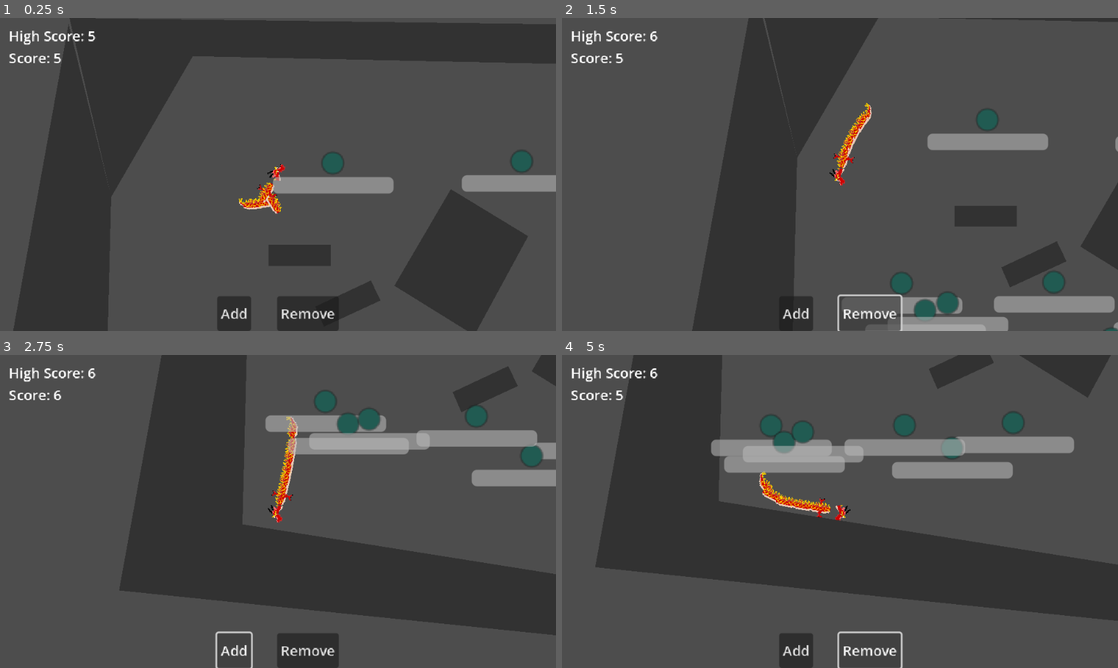
Above: before the commit, frames 1-4 (two rows, left to right).
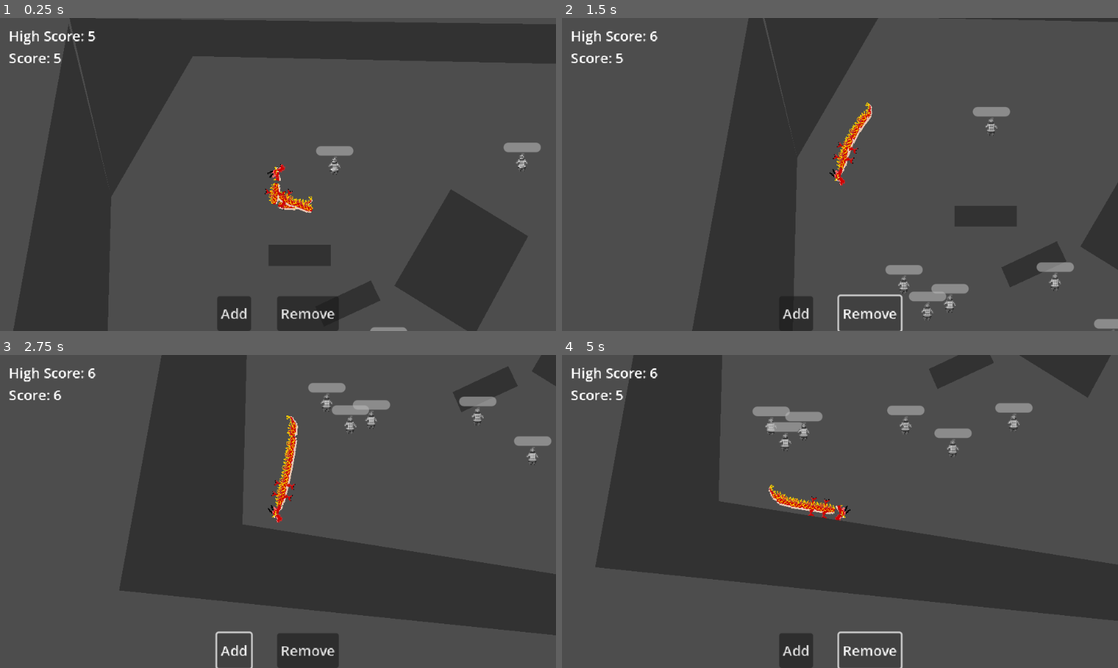
Above: after the commit, the same moments.

Repository: Steaf23/GMTK-2025
Game: Godot game, scene res://world.tscn
Two runs of this game, one before a commit and one after it. Both use one fixed random seed, a clock stepped at 60 frames per second and the inputs below.
Inputs:
- Up to frame 1 (0.25 s): no input
- Up to frame 2 (1.5 s): click "Add" at 0.5 s; click "Remove" at 1.25 s
- Up to frame 3 (2.75 s): click "Add" at 2 s
- Up to frame 4 (5 s): click "Remove" at 2.75 s; click "Add" at 3.5 s; click "Remove" at 4.25 s

The runs differ from the first frame. In frame 1, 3.5% of the frame differs, in the area x 42-100%, y 39-100%; in frame 2, 6.2%; in frame 3, 6.3%; in frame 4, 8.2%, in the area x 26-93%, y 15-53%.

Commit message:
- added warrior sprites

Diff:
--- a/dragon/dragon.gd
+++ b/dragon/dragon.gd
@@ -22,7 +22,7 @@
 func _ready() -> void:
 	Global.dragon = self
 
-	for i in 5:
+	for i in 3:
 		add_segment()
 
 
--- a/dragon/dragon.tscn
+++ b/dragon/dragon.tscn
@@ -1,7 +1,8 @@
-[gd_scene load_steps=14 format=3 uid="uid://d8o1vugqmmxy"]
+[gd_scene load_steps=15 format=3 uid="uid://d8o1vugqmmxy"]
 
 [ext_resource type="Script" uid="uid://cc6d6md11c45e" path="res://dragon/dragon.gd" id="1_lmeim"]
 [ext_resource type="Script" uid="uid://c6f6pfor75aa3" path="res://dragon/head.gd" id="2_irmc6"]
+[ext_resource type="PackedScene" uid="uid://bbm74415xgith" path="res://dragon/body_segment.tscn" id="2_r8lk1"]
 [ext_resource type="Texture2D" uid="uid://dwd0kufyiv30e" path="res://dragon/dragon_sprites/dragon_head2f.png" id="3_2yoc3"]
 [ext_resource type="Texture2D" uid="uid://b5nr5jkso5nqo" path="res://dragon/dragon_sprites/dragon_head3f.png" id="4_qw8pt"]
 [ext_resource type="Texture2D" uid="uid://bpm52t6w6pxnc" path="res://dragon/dragon_sprites/dragon_head4f.png" id="5_g2ok4"]
@@ -61,6 +62,12 @@
 
 [node name="Body" type="Node2D" parent="."]
 
+[node name="BodySegment" parent="Body" instance=ExtResource("2_r8lk1")]
+position = Vector2(37, 0)
+
+[node name="BodySegment2" parent="Body" instance=ExtResource("2_r8lk1")]
+position = Vector2(19, 0)
+
 [node name="Head" type="CharacterBody2D" parent="."]
 collision_mask = 2
 motion_mode = 1
--- a/warrior/warrior.gd
+++ b/warrior/warrior.gd
@@ -50,6 +50,24 @@
 func _physics_process(delta: float) -> void:
 	dragon_segment = Global.nearest_segment_or_head(global_position)
 
+	var attacking
+	var attack = get_node("Components/WarriorAttack")
+	if not attack:
+		attacking = false
+	else:
+		attacking = attack.is_attacking
+
+	if velocity.y < 0.0:
+		if attacking:
+			$Sprite2D.play("back_attack")
+		else:
+			$Sprite2D.play("back")
+	else:
+		if attacking:
+			$Sprite2D.play("front_attack")
+		else:
+			$Sprite2D.play("attack")
+
 
 func _on_constrict_timer_timeout() -> void:
 	if not is_stuck():
--- a/warrior/warrior.tscn
+++ b/warrior/warrior.tscn
@@ -1,9 +1,13 @@
-[gd_scene load_steps=9 format=3 uid="uid://b7coq10u52ija"]
+[gd_scene load_steps=12 format=3 uid="uid://b7coq10u52ija"]
 
 [ext_resource type="Script" uid="uid://cc28b3oqnrpw0" path="res://consume_area.gd" id="1_bgok4"]
 [ext_resource type="Script" uid="uid://dgw8gislf8qdr" path="res://warrior/warrior.gd" id="1_pkbmn"]
 [ext_resource type="PackedScene" uid="uid://cr3ov5c5mrfn4" path="res://warrior/warrior_attack.tscn" id="2_wxviw"]
 [ext_resource type="PackedScene" uid="uid://b0yqolnher2n3" path="res://warrior/warrior_movement.tscn" id="3_6mo0w"]
+[ext_resource type="Texture2D" uid="uid://c2p1psko1nsau" path="res://warrior/warrior_sprites/warrior_back_g.png" id="5_s5rb1"]
+[ext_resource type="Texture2D" uid="uid://coxtdp7jv2i1s" path="res://warrior/warrior_sprites/warrior_back_attack_g.png" id="6_w5tr0"]
+[ext_resource type="Texture2D" uid="uid://ca74urk658iku" path="res://warrior/warrior_sprites/warrior_g.png" id="7_tajao"]
+[ext_resource type="Texture2D" uid="uid://bq3aaw43q3j7b" path="res://warrior/warrior_sprites/warrior_attack_g.png" id="8_lulqq"]
 
 [sub_resource type="CircleShape2D" id="CircleShape2D_gnuc2"]
 radius = 12.0
@@ -11,14 +15,40 @@
 [sub_resource type="CircleShape2D" id="CircleShape2D_dvau4"]
 radius = 18.0278
 
-[sub_resource type="Gradient" id="Gradient_pkbmn"]
-offsets = PackedFloat32Array(0.246753, 0.311688)
-colors = PackedColorArray(0.133333, 0.360784, 0.32549, 1, 0, 0, 0, 0)
-
-[sub_resource type="GradientTexture2D" id="GradientTexture2D_373gj"]
-gradient = SubResource("Gradient_pkbmn")
-fill = 1
-fill_from = Vector2(0.5, 0.5)
+[sub_resource type="SpriteFrames" id="SpriteFrames_cn8nl"]
+animations = [{
+"frames": [{
+"duration": 1.0,
+"texture": ExtResource("5_s5rb1")
+}],
+"loop": true,
+"name": &"back",
+"speed": 5.0
+}, {
+"frames": [{
+"duration": 1.0,
+"texture": ExtResource("6_w5tr0")
+}],
+"loop": true,
+"name": &"back_attack",
+"speed": 5.0
+}, {
+"frames": [{
+"duration": 1.0,
+"texture": ExtResource("7_tajao")
+}],
+"loop": true,
+"name": &"front",
+"speed": 5.0
+}, {
+"frames": [{
+"duration": 1.0,
+"texture": ExtResource("8_lulqq")
+}],
+"loop": true,
+"name": &"front_attack",
+"speed": 5.0
+}]
 
 [node name="Warrior" type="CharacterBody2D"]
 collision_layer = 15
@@ -31,6 +61,7 @@
 
 [node name="WarriorAttack" parent="Components" node_paths=PackedStringArray("warrior") instance=ExtResource("2_wxviw")]
 warrior = NodePath("../..")
+is_attacking = false
 
 [node name="WarriorMovement" parent="Components" node_paths=PackedStringArray("warrior") instance=ExtResource("3_6mo0w")]
 warrior = NodePath("../..")
@@ -87,14 +118,16 @@
 [node name="ConstrictTimer" type="Timer" parent="."]
 one_shot = true
 
-[node name="Sprite2D" type="Sprite2D" parent="."]
-texture = SubResource("GradientTexture2D_373gj")
+[node name="Sprite2D" type="AnimatedSprite2D" parent="."]
+sprite_frames = SubResource("SpriteFrames_cn8nl")
+animation = &"front_attack"
+autoplay = "front"
 
 [node name="ProgressBar" type="ProgressBar" parent="."]
-offset_left = -69.0
-offset_top = 16.0
-offset_right = 70.0
-offset_bottom = 35.0
+offset_left = -21.0
+offset_top = -22.0
+offset_right = 22.0
+offset_bottom = -11.0
 max_value = 5.0
 step = 1.0
 value = 1.0
--- a/warrior/warrior_attack.gd
+++ b/warrior/warrior_attack.gd
@@ -3,6 +3,7 @@
 
 @export var warrior: Warrior
 @export var attack_distance = 50
+@export var is_attacking: bool = false
 
 func _on_hitbox_body_entered(body: Node2D) -> void:
 	if not Global.dragon:
--- a/warrior/warrior_attack.tscn
+++ b/warrior/warrior_attack.tscn
@@ -1,6 +1,7 @@
-[gd_scene load_steps=6 format=3 uid="uid://cr3ov5c5mrfn4"]
+[gd_scene load_steps=7 format=3 uid="uid://cr3ov5c5mrfn4"]
 
 [ext_resource type="Script" uid="uid://ddqiggr5g4f54" path="res://warrior/warrior_attack.gd" id="1_c6n77"]
+[ext_resource type="Texture2D" uid="uid://c4lmtiv3b2jr4" path="res://warrior/warrior_sprites/sword_g.png" id="2_w2elu"]
 
 [sub_resource type="CapsuleShape2D" id="CapsuleShape2D_gnuc2"]
 radius = 6.0
@@ -20,10 +21,47 @@
 "update": 1,
 "values": [true]
 }
+tracks/1/type = "value"
+tracks/1/imported = false
+tracks/1/enabled = true
+tracks/1/path = NodePath("Hitbox/WeaponPivot:position")
+tracks/1/interp = 1
+tracks/1/loop_wrap = true
+tracks/1/keys = {
+"times": PackedFloat32Array(0),
+"transitions": PackedFloat32Array(1),
+"update": 0,
+"values": [Vector2(0, 0)]
+}
+tracks/2/type = "value"
+tracks/2/imported = false
+tracks/2/enabled = true
+tracks/2/path = NodePath("Hitbox/WeaponPivot:visible")
+tracks/2/interp = 1
+tracks/2/loop_wrap = true
+tracks/2/keys = {
+"times": PackedFloat32Array(0),
+"transitions": PackedFloat32Array(1),
+"update": 1,
+"values": [false]
+}
+tracks/3/type = "value"
+tracks/3/imported = false
+tracks/3/enabled = true
+tracks/3/path = NodePath(".:is_attacking")
+tracks/3/interp = 1
+tracks/3/loop_wrap = true
+tracks/3/keys = {
+"times": PackedFloat32Array(0),
+"transitions": PackedFloat32Array(1),
+"update": 1,
+"values": [false]
+}
 
 [sub_resource type="Animation" id="Animation_gnuc2"]
 resource_name = "attack"
 length = 0.5
+step = 0.1
 tracks/0/type = "value"
 tracks/0/imported = false
 tracks/0/enabled = true
@@ -35,6 +73,54 @@
 "transitions": PackedFloat32Array(1, 1),
 "update": 1,
 "values": [false, true]
+}
+tracks/1/type = "value"
+tracks/1/imported = false
+tracks/1/enabled = true
+tracks/1/path = NodePath("Hitbox/WeaponPivot:rotation")
+tracks/1/interp = 1
+tracks/1/loop_wrap = true
+tracks/1/keys = {
+"times": PackedFloat32Array(),
+"transitions": PackedFloat32Array(),
+"update": 0,
+"values": []
+}
+tracks/2/type = "value"
+tracks/2/imported = false
+tracks/2/enabled = true
+tracks/2/path = NodePath("Hitbox/WeaponPivot:position")
+tracks/2/interp = 1
+tracks/2/loop_wrap = true
+tracks/2/keys = {
+"times": PackedFloat32Array(0, 0.185786, 0.5),
+"transitions": PackedFloat32Array(1, 0.574349, 1),
+"update": 0,
+"values": [Vector2(-7, 0), Vector2(14, 0), Vector2(0, 0)]
+}
+tracks/3/type = "value"
+tracks/3/imported = false
+tracks/3/enabled = true
+tracks/3/path = NodePath("Hitbox/WeaponPivot:visible")
+tracks/3/interp = 1
+tracks/3/loop_wrap = true
+tracks/3/keys = {
+"times": PackedFloat32Array(0, 0.5),
+"transitions": PackedFloat32Array(1, 1),
+"update": 1,
+"values": [true, false]
+}
+tracks/4/type = "value"
+tracks/4/imported = false
+tracks/4/enabled = true
+tracks/4/path = NodePath(".:is_attacking")
+tracks/4/interp = 1
+tracks/4/loop_wrap = true
+tracks/4/keys = {
+"times": PackedFloat32Array(0, 0.5),
+"transitions": PackedFloat32Array(1, 1),
+"update": 1,
+"values": [true, false]
 }
 
 [sub_resource type="AnimationLibrary" id="AnimationLibrary_wxviw"]
@@ -56,10 +142,26 @@
 shape = SubResource("CapsuleShape2D_gnuc2")
 disabled = true
 
+[node name="WeaponPivot" type="Node2D" parent="Hitbox"]
+visible = false
+
+[node name="SwordG2" type="Sprite2D" parent="Hitbox/WeaponPivot"]
+position = Vector2(26, 0)
+rotation = -2.35619
+scale = Vector2(1, 1)
+texture = ExtResource("2_w2elu")
+
+[node name="SwordG" type="Sprite2D" parent="Hitbox/WeaponPivot"]
+position = Vector2(15, 9.53674e-07)
+rotation = -2.35619
+scale = Vector2(1, 1)
+texture = ExtResource("2_w2elu")
+
 [node name="AnimationPlayer" type="AnimationPlayer" parent="."]
 libraries = {
 &"": SubResource("AnimationLibrary_wxviw")
 }
+autoplay = "RESET"
 
 [node name="Cooldown" type="Timer" parent="."]
 wait_time = 3.0
--- a/world.gd
+++ b/world.gd
@@ -39,7 +39,7 @@
 
 func _on_player_died() -> void:
 	$Gameover.show()
-	$%FinalScore.text = "High Score: %s\nScore: %s" % [highscore, dragon.segments().size()]
+	$%FinalScore.text = "Score: %s" % [highscore]
 	get_tree().paused = true
 
 
